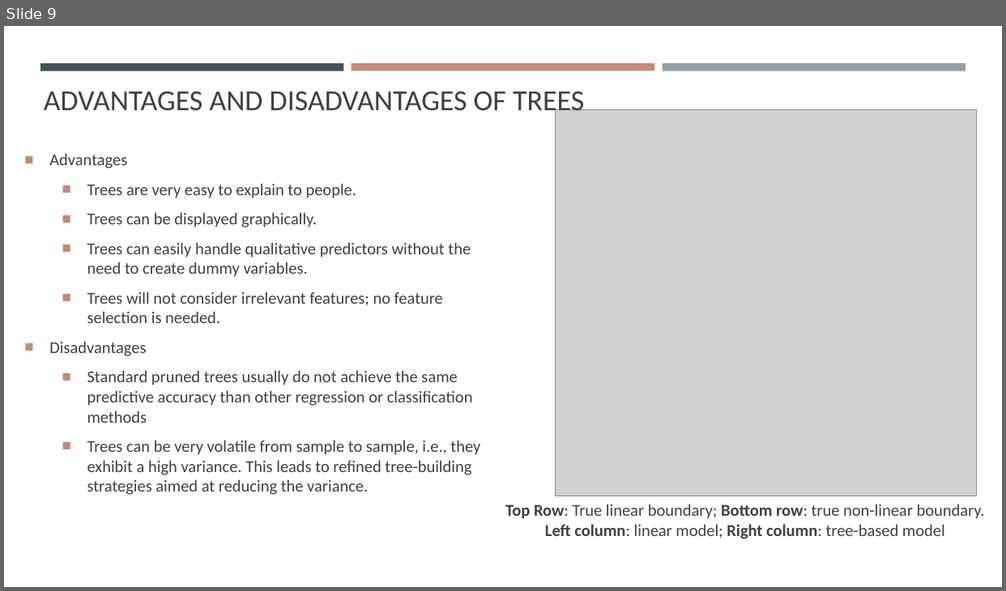
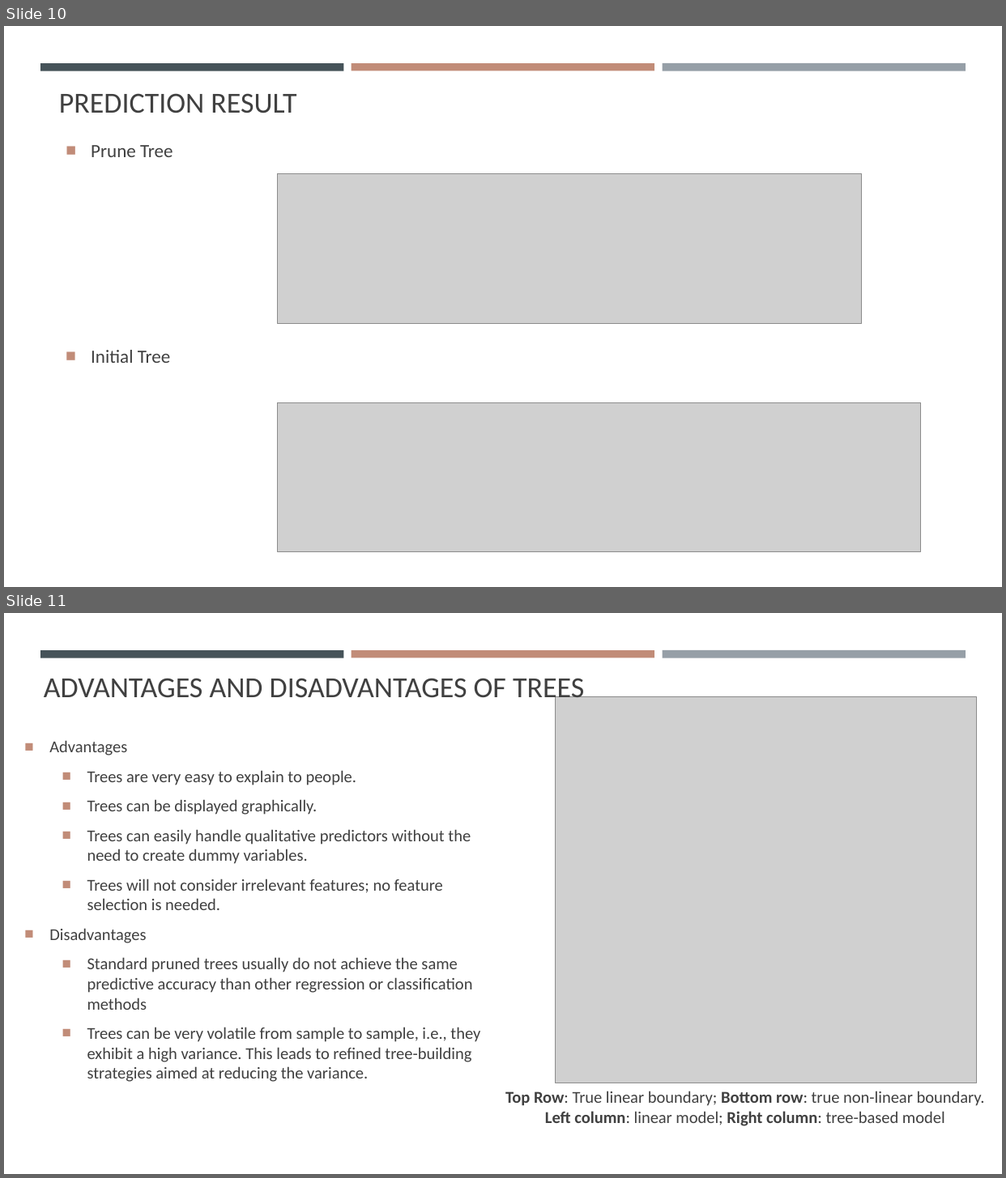
Before and after one commit to gisynw/geog-247, a slide deck: docs/Lectures/Week10/Week9_Decision-Tree-Part02.pptx. Shown one above the other, each under a label of ours: slide 9 before the commit, slides 10 and 11 after it. The pictures are 1006x591 and 1006x1178 pixels, drawn with LibreOffice and Linux fonts; fonts in the diff are those of the drawing; grey boxes stand for pictures. Boxes give left, top, right and bottom in pixels: in the first picture for what was removed or moved away, otherwise in the second. Text is boxed around its words. In the diff, an @@ line names an element or a change of style, - is before the commit and + after.

Commit message:
tree based classificaiton

```diff
--- a/docs/Lectures/Week10/Week9_Decision-Tree-Part02.pptx
+++ b/docs/Lectures/Week10/Week9_Decision-Tree-Part02.pptx
@@ slide 10 added at bbox=[4, 26, 1002, 587], background #FFFFFF; not listed: 3 template elements that a slide beside it also shows @@
@@ title added at bbox=[59, 93, 296, 113], 28 pt, text #404040 @@
+PREDICTION RESULT
@@ text added at bbox=[91, 145, 173, 157], 18 pt, text #404040 @@
+■ Prune Tree
@@ picture added at bbox=[278, 174, 862, 324] @@
@@ text added at bbox=[91, 350, 171, 363], 18 pt, text #404040 @@
+■ Initial Tree
@@ picture added at bbox=[278, 403, 921, 552] @@
@@ what was slide 9 is now slide 11 @@
```
Also in this commit, not shown: 1 slide changed, 2 other slides added, 1 slide removed, 2 other files.
